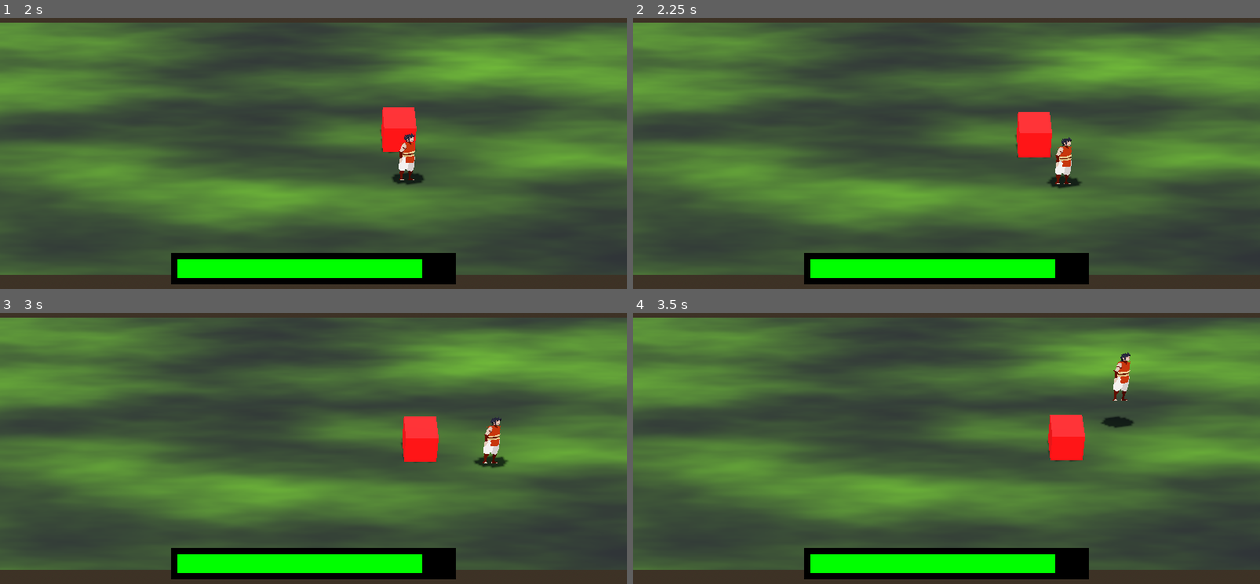
Above: before the commit, frames 1-4 (two rows, left to right).
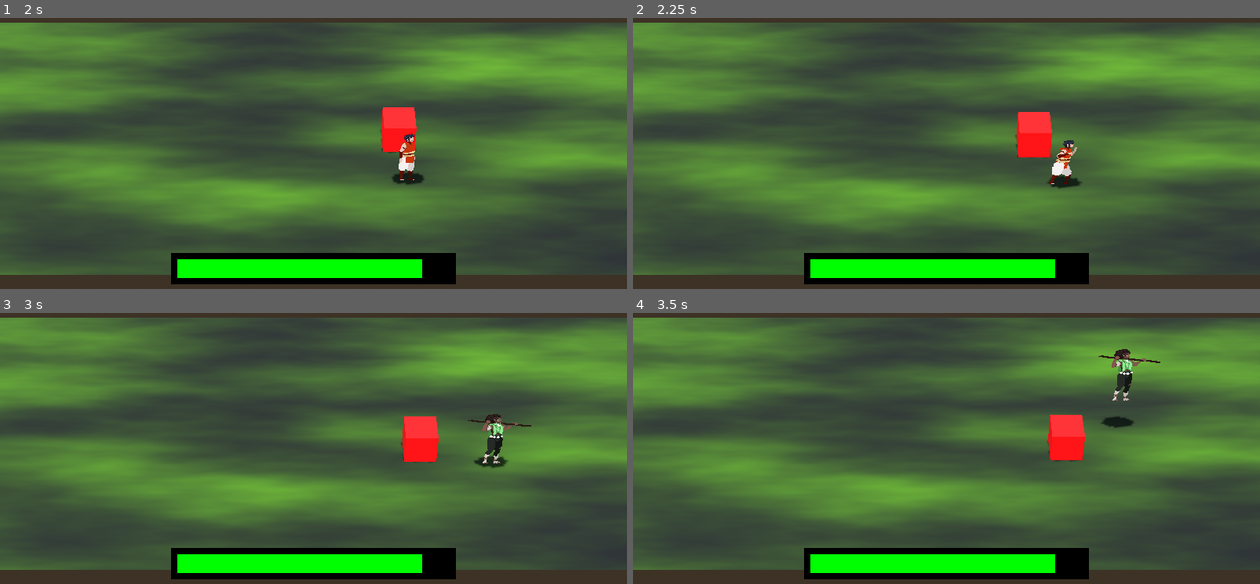
Above: after the commit, the same moments.

Repository: samthesoup/Com-419-Project
Game: Godot game, scene res://main.tscn
Two runs of this game, one before a commit and one after it. Both use one fixed random seed, a clock stepped at 60 frames per second and the inputs below.
Inputs:
- Up to frame 1 (2 s): hold Right (ui_right) 0.53-1.28 s; tap X (in_attack) at 0.6 s; tap Z (in_jump) at 0.77, 1.52 s; hold Down (ui_down) from 1.28 s (still down); tap Shift (in_swap) at 1.35 s
- Up to frame 2 (2.25 s): release Down (ui_down) at 2.03 s; hold Right (ui_right) from 2.03 s (still down); tap X (in_attack) at 2.1 s
- Up to frame 3 (3 s): release Right (ui_right) at 2.78 s; hold Up (ui_up) from 2.78 s (still down); tap Shift (in_swap) at 2.85 s
- Up to frame 4 (3.5 s): keep holding Up (ui_up); tap Z (in_jump) at 3.02 s

Frame 1 is identical in both runs. In frame 2, 0.3% of the frame differs, in the area x 66-71%, y 43-62%; in frame 3, 0.5%; in frame 4, 0.5%, in the area x 74-85%, y 13-33%.

Commit message:
mars attack animation

Diff:
--- a/player.gd
+++ b/player.gd
@@ -102,6 +102,9 @@
 	if !swapped:
 		if state == player_state.attack:
 			animation_player.play("Terra Attack")
+	else:
+		if state == player_state.attack:
+			animation_player.play("Mars_Attack")
 
 func update_hud():
 	hp_bar.size.x = hp / 100.0 * 832.0
@@ -118,6 +121,8 @@
 func _on_animation_player_animation_finished(anim_name: StringName) -> void:
 	if anim_name == "Terra Attack":
 		state = pre_state
+	if anim_name == "Mars_Attack":
+		state = pre_state
 
 func p_damage(amnt):
 	if iframes <= 0:
--- a/player.tscn
+++ b/player.tscn
@@ -177,6 +177,95 @@
 "update": 1,
 "values": [&"idle"]
 }
+tracks/3/type = "value"
+tracks/3/imported = false
+tracks/3/enabled = true
+tracks/3/path = NodePath("Hurtbox:monitoring")
+tracks/3/interp = 1
+tracks/3/loop_wrap = true
+tracks/3/keys = {
+"times": PackedFloat32Array(0),
+"transitions": PackedFloat32Array(1),
+"update": 1,
+"values": [false]
+}
+
+[sub_resource type="Animation" id="Animation_i3pqv"]
+resource_name = "Mars_Attack"
+length = 0.5
+step = 0.125
+tracks/0/type = "value"
+tracks/0/imported = false
+tracks/0/enabled = true
+tracks/0/path = NodePath("TerraSprite3D:visible")
+tracks/0/interp = 1
+tracks/0/loop_wrap = true
+tracks/0/keys = {
+"times": PackedFloat32Array(0),
+"transitions": PackedFloat32Array(1),
+"update": 1,
+"values": [false]
+}
+tracks/1/type = "value"
+tracks/1/imported = false
+tracks/1/enabled = true
+tracks/1/path = NodePath("MarsSprite3D:visible")
+tracks/1/interp = 1
+tracks/1/loop_wrap = true
+tracks/1/keys = {
+"times": PackedFloat32Array(0),
+"transitions": PackedFloat32Array(1),
+"update": 1,
+"values": [true]
+}
+tracks/2/type = "value"
+tracks/2/imported = false
+tracks/2/enabled = true
+tracks/2/path = NodePath("MarsSprite3D:animation")
+tracks/2/interp = 1
+tracks/2/loop_wrap = true
+tracks/2/keys = {
+"times": PackedFloat32Array(0),
+"transitions": PackedFloat32Array(1),
+"update": 1,
+"values": [&"attack"]
+}
+tracks/3/type = "value"
+tracks/3/imported = false
+tracks/3/enabled = true
+tracks/3/path = NodePath("MarsSprite3D:frame")
+tracks/3/interp = 1
+tracks/3/loop_wrap = true
+tracks/3/keys = {
+"times": PackedFloat32Array(0, 0.125, 0.375),
+"transitions": PackedFloat32Array(1, 1, 1),
+"update": 1,
+"values": [0, 1, 2]
+}
+tracks/4/type = "value"
+tracks/4/imported = false
+tracks/4/enabled = true
+tracks/4/path = NodePath("Hurtbox:monitoring")
+tracks/4/interp = 1
+tracks/4/loop_wrap = true
+tracks/4/keys = {
+"times": PackedFloat32Array(0),
+"transitions": PackedFloat32Array(1),
+"update": 1,
+"values": [true]
+}
+tracks/5/type = "value"
+tracks/5/imported = false
+tracks/5/enabled = true
+tracks/5/path = NodePath("Hurtbox:position")
+tracks/5/interp = 1
+tracks/5/loop_wrap = true
+tracks/5/keys = {
+"times": PackedFloat32Array(0, 0.125),
+"transitions": PackedFloat32Array(1, 1),
+"update": 0,
+"values": [Vector3(0.25570107, 0, 0), Vector3(0.82690287, 0, 0)]
+}
 
 [sub_resource type="Animation" id="Animation_urp6f"]
 length = 0.001
@@ -263,6 +352,18 @@
 "transitions": PackedFloat32Array(1),
 "update": 1,
 "values": [&"idle"]
+}
+tracks/7/type = "value"
+tracks/7/imported = false
+tracks/7/enabled = true
+tracks/7/path = NodePath("MarsSprite3D:frame")
+tracks/7/interp = 1
+tracks/7/loop_wrap = true
+tracks/7/keys = {
+"times": PackedFloat32Array(0),
+"transitions": PackedFloat32Array(1),
+"update": 1,
+"values": [0]
 }
 
 [sub_resource type="Animation" id="Animation_bwjto"]
@@ -409,6 +510,7 @@
 [sub_resource type="AnimationLibrary" id="AnimationLibrary_u1c27"]
 _data = {
 &"Mars Idle": SubResource("Animation_u1c27"),
+&"Mars_Attack": SubResource("Animation_i3pqv"),
 &"RESET": SubResource("Animation_urp6f"),
 &"Terra Attack": SubResource("Animation_bwjto"),
 &"Terra Idle": SubResource("Animation_606se")
@@ -483,7 +585,7 @@
 shape = SubResource("BoxShape3D_h2yge")
 
 [node name="Hurtbox" type="Area3D" parent="." unique_id=1210616]
-transform = Transform3D(1, 0, 0, 0, 0.9999998, 3.5527137e-15, 0, -3.5527137e-15, 0.9999998, 0.25570107, 0, 0)
+transform = Transform3D(1, 0, 0, 0, 0.9999997, 7.1054274e-15, 0, -7.1054274e-15, 0.9999997, 0.25570107, 0, 0)
 collision_layer = 0
 collision_mask = 4
 monitoring = false
